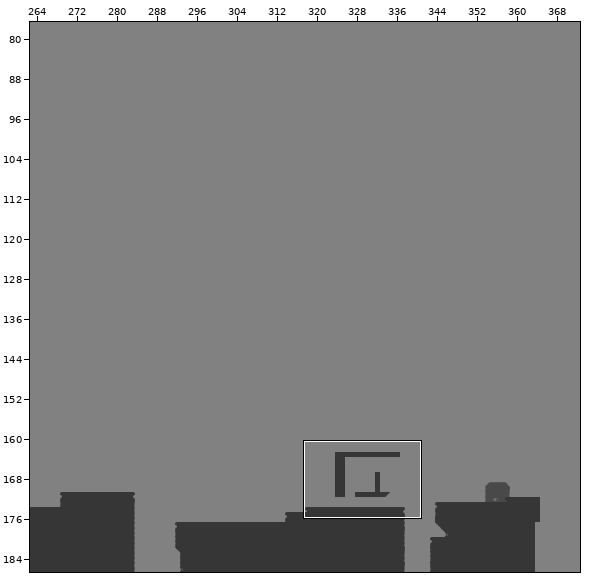
A Tiled map gets an edit: Metaphor_01/Assets/Maps/GameMap.tmx. Above: a wide view before the commit, with the close-up outlined.
Close-up. Old version:
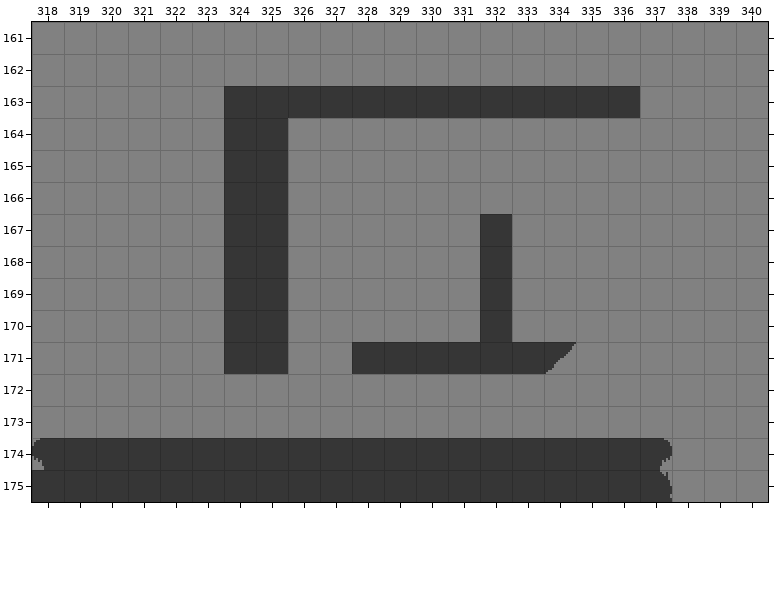
Cells are 16x16 px. Shown: x 318..340, y 161..175. The commit also changed other parts of the map, which this record leaves out.
And afterwards:
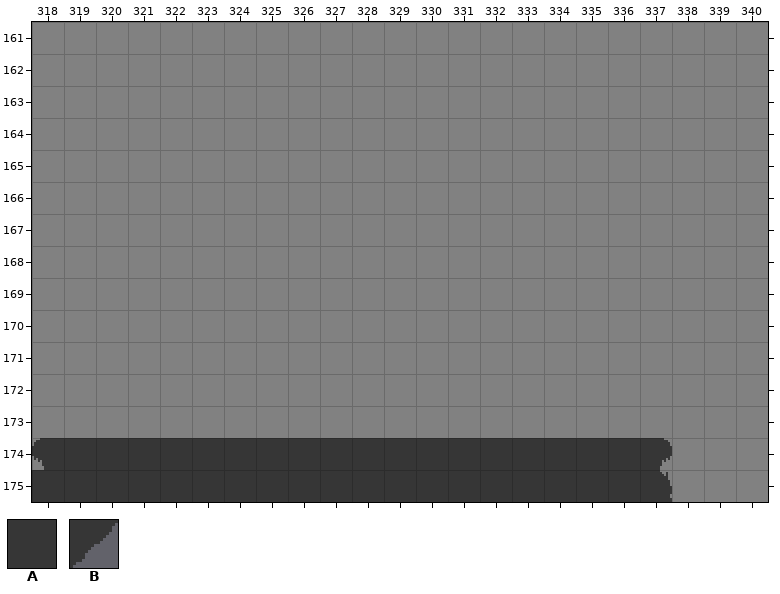
Key: from "Greyscale": A 0, B 19.
_ is an empty cell.
What changed:
{"where": "layer \"Terrain\""}
{"y":163,"x":324,"old":"AAAAAAAAAAAAA","new":"_____________"}
{"y":164,"x":324,"old":"AA","new":"__"}
{"y":165,"x":324,"old":"AA","new":"__"}
{"y":166,"x":324,"old":"AA","new":"__"}
{"y":167,"x":324,"old":"AA","new":"__"}
{"y":167,"x":332,"old":"A","new":"_"}
{"y":168,"x":324,"old":"AA","new":"__"}
{"y":168,"x":332,"old":"A","new":"_"}
{"y":169,"x":324,"old":"AA","new":"__"}
{"y":169,"x":332,"old":"A","new":"_"}
{"y":170,"x":324,"old":"AA","new":"__"}
{"y":170,"x":332,"old":"A","new":"_"}
{"y":171,"x":324,"old":"AA","new":"__"}
{"y":171,"x":328,"old":"AAAAAAB","new":"_______"}
{"label":"removed","picture_box":[224,86,640,374]}
